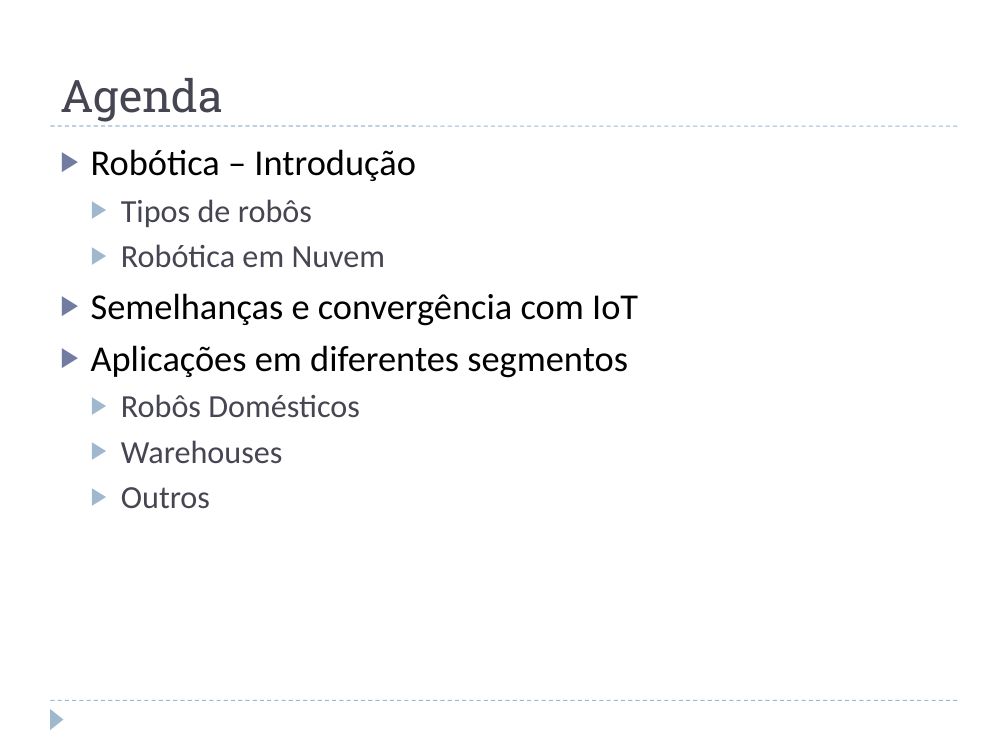
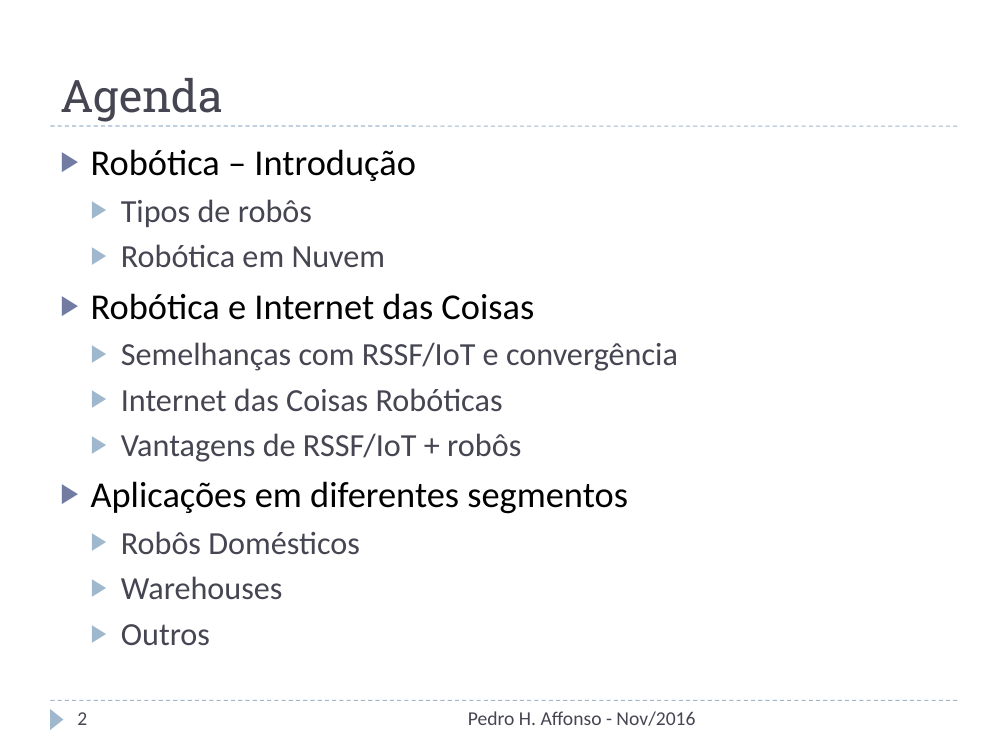
Before and after one commit to phaffonso/mo809-pedro, a slide deck: slide 2 of Internet das Coisas (IoT) e Robótica.pptx. Drawn at 1008x756 pixels with LibreOffice and Linux fonts; fonts in the diff are those of the drawing. Boxes give left, top, right and bottom in pixels: in the first picture for what was removed or moved away, otherwise in the second. Text is boxed around its words. In the diff, an @@ line names an element or a change of style, - is before the commit and + after.

```diff
--- a/Internet das Coisas (IoT) e Robótica.pptx
+++ b/Internet das Coisas (IoT) e Robótica.pptx
@@ text at box(91, 293, 678, 462): text changed; size 26 to 23 pt; text colour #000000 to #464653 @@
-▶ Semelhanças e convergência com IoT
+▶ Robótica e Internet das Coisas
+  ▶ Semelhanças com RSSF/IoT e convergência
+  ▶ Internet das Coisas Robóticas
+  ▶ Vantagens de RSSF/IoT + robôs
@@ page number added at box(77, 712, 87, 725), 14 pt, text #464653 @@
+2
@@ text added at box(468, 711, 695, 726), 14 pt, text #464653 @@
+Pedro H. Affonso - Nov/2016
```
Also in this commit, not shown: 16 other slides changed, 3 slides added, 1 slide removed, 1 other file.
